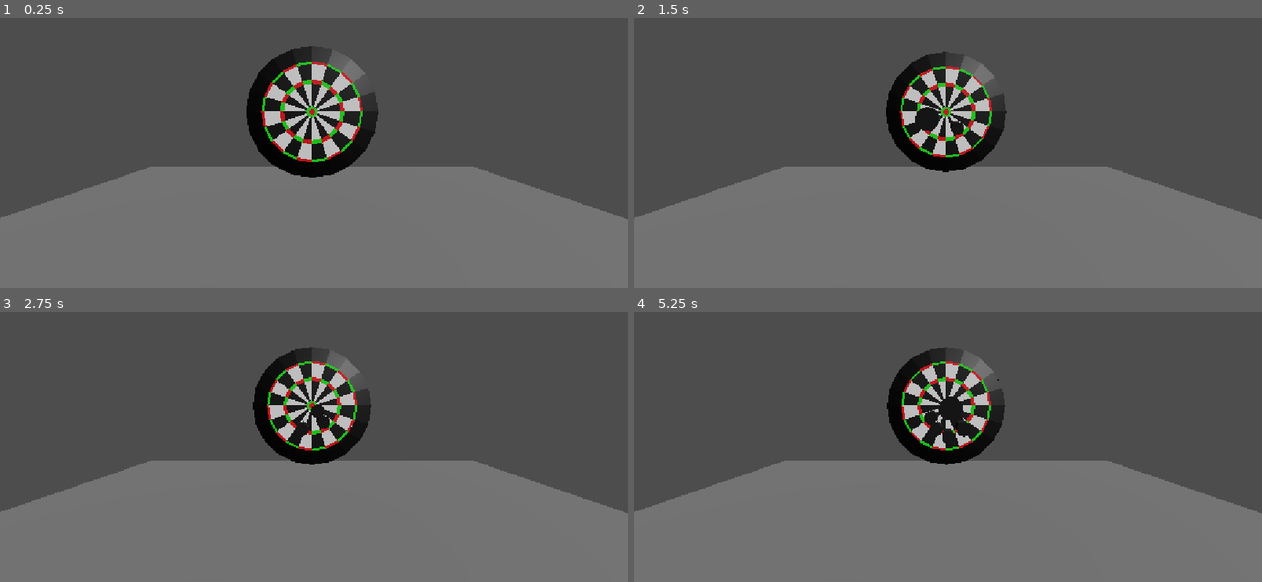
Above: before the commit, frames 1-4 (two rows, left to right).
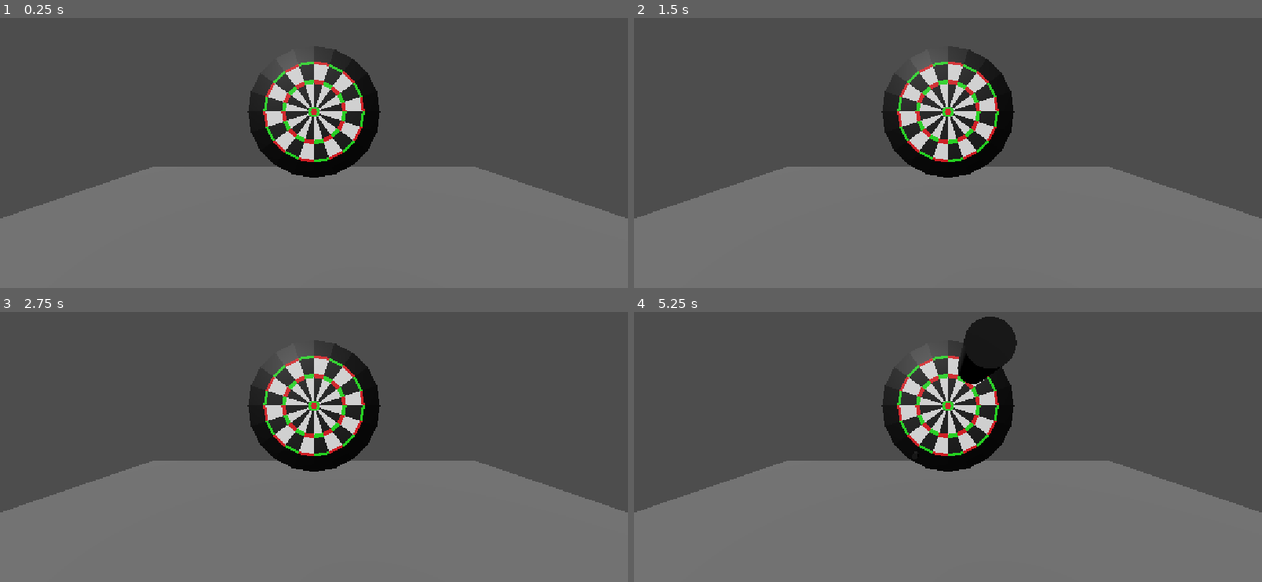
Above: after the commit, the same moments.

Repository: nugamestudioclub/dartuna
Game: Godot game, scene res://scenes/marco_dev_scene.tscn
Two runs of this game, one before a commit and one after it. Both use one fixed random seed, a clock stepped at 60 frames per second and the inputs below.
Inputs (mouse positions are in pixels of both pictures, inside the frame that each line leads up to):
- Up to frame 1 (0.25 s): no input
- Up to frame 2 (1.5 s): tap Enter at 0.5 s; move the mouse to (1086, 93) at 0.52 s; click (1086, 93) at 0.67 s; tap Space at 1.25 s; move the mouse to (822, 128) at 1.27 s; click (822, 128) at 1.42 s
- Up to frame 3 (2.75 s): tap Enter at 2 s; move the mouse to (376, 328) at 2.02 s; click (376, 328) at 2.17 s
- Up to frame 4 (5.25 s): tap Space at 2.75, 4.25 s; move the mouse to (916, 476) at 2.77 s; click (916, 476) at 2.92 s; tap Enter at 3.5 s; move the mouse to (1136, 457) at 3.52 s; click (1136, 457) at 3.67 s; move the mouse to (759, 352) at 4.27 s; click (759, 352) at 4.42 s; move the mouse to (979, 406) at 5.02 s; click (979, 406) at 5.17 s

The runs differ from the first frame. In frame 1, 3.3% of the frame differs, in the area x 0-100%, y 10-75%; in frame 2, 4.5%; in frame 3, 4.6%; in frame 4, 5.9%, in the area x 0-100%, y 1-75%.

Commit message:
added dart throwing

Diff:
--- a/assets/prefabs/dart_template.tscn
+++ b/assets/prefabs/dart_template.tscn
@@ -3,8 +3,13 @@
 [ext_resource type="Script" uid="uid://cq6k2htbffw3u" path="res://scripts/dart_component.gd" id="1_lsqsf"]
 
 [sub_resource type="CylinderShape3D" id="CylinderShape3D_rsyox"]
+height = 1.3295898
+radius = 0.21679688
 
 [sub_resource type="CylinderMesh" id="CylinderMesh_a0f0j"]
+top_radius = 0.21679688
+bottom_radius = 0.21679688
+height = 1.3134766
 
 [sub_resource type="StandardMaterial3D" id="StandardMaterial3D_r6vnx"]
 albedo_color = Color(0, 0, 0, 1)
@@ -12,6 +17,7 @@
 [node name="Dart Template" type="Node3D" unique_id=1100022396]
 transform = Transform3D(0.25, 0, 0, 0, 0.25, 0, 0, 0, 0.25, 0, 0, 0)
 script = ExtResource("1_lsqsf")
+power = 4.0
 
 [node name="CharacterBody3D" type="CharacterBody3D" parent="." unique_id=1985407481]
 transform = Transform3D(-4.371139e-08, -1, 0, 1, -4.371139e-08, 0, 0, 0, 1, 0, 0, 0)
@@ -20,5 +26,6 @@
 shape = SubResource("CylinderShape3D_rsyox")
 
 [node name="MeshInstance3D" type="MeshInstance3D" parent="CharacterBody3D" unique_id=235804308]
+transform = Transform3D(1, 0, 0, 0, 1, 0, 0, 0, 1, 5.551115e-16, 0.0034179688, 0)
 mesh = SubResource("CylinderMesh_a0f0j")
 surface_material_override/0 = SubResource("StandardMaterial3D_r6vnx")
--- a/assets/prefabs/dartboard___rigid_body_3d.tscn
+++ b/assets/prefabs/dartboard___rigid_body_3d.tscn
@@ -4,7 +4,8 @@
 [ext_resource type="ArrayMesh" uid="uid://bxjeyh4n53i4f" path="res://assets/models/3D Models/DartBoard_Low_Poly_Cylinder_001.res" id="2_b7or6"]
 
 [sub_resource type="CylinderShape3D" id="CylinderShape3D_o01bi"]
-height = 0.20935059
+height = 0.03768921
+radius = 0.4404297
 
 [node name="Dartboard - RigidBody3D" type="CharacterBody3D" unique_id=1711958480]
 script = ExtResource("1_hn6am")
@@ -14,5 +15,5 @@
 mesh = ExtResource("2_b7or6")
 
 [node name="CollisionShape3D" type="CollisionShape3D" parent="." unique_id=2146540203]
-transform = Transform3D(-8.742278e-08, -2, 0, 2, -8.742278e-08, 0, 0, 0, 2, -0.004272461, -1.867555e-10, 0)
+transform = Transform3D(-1.3113416e-07, -3, 0, 3, -1.3113416e-07, 0, 0, 0, 3, -0.008071899, -3.528342e-10, 0)
 shape = SubResource("CylinderShape3D_o01bi")
--- /dev/null
+++ b/dart_launch_raycasting.gd
@@ -0,0 +1,77 @@
+extends Node3D
+
+@export var targetboard_bounds: Vector3 = Vector3(4,4,4);
+@onready var raycast: RayCast3D = $RayCast3D_Camera
+
+
+var g: Vector3 = ProjectSettings.get_setting("physics/3d/default_gravity") \
+	* ProjectSettings.get_setting("physics/3d/default_gravity_vector")
+
+const BULLET_PREFAB = preload("res://assets/prefabs/dart_template.tscn")
+
+
+# Called when the node enters the scene tree for the first time.
+func _ready() -> void:
+	pass # Replace with function body.
+
+
+# Called every frame. 'delta' is the elapsed time since the previous frame.
+func _process(delta: float) -> void:
+	pass
+
+
+
+func calculate_launch_vector(origin: Vector3, destination: Vector3, speed: float, gravity: Vector3, high_arc: bool = false) -> Vector3:
+	var d := destination - origin
+	var gg := gravity.dot(gravity)
+
+	# No gravity: just fire straight at it
+	if gg < 0.0001:
+		return d.normalized() * speed
+
+	var b := d.dot(gravity) + speed * speed
+	var discriminant := b * b - gg * d.dot(d)
+
+	if discriminant < 0.0:
+		return Vector3.ZERO  # Out of range at this speed
+
+	var root := sqrt(discriminant)
+	var u := (b + root if high_arc else b - root) / (gg * 0.5)  # u = t^2
+
+	if u <= 0.0:
+		return Vector3.ZERO
+
+	var t := sqrt(u)
+	var vec:Vector3 = Vector3()
+	vec = d / t - gravity * (0.5 * t)
+	vec.x *=0.25;
+	return vec
+
+func _input(event: InputEvent) -> void:
+	if event is InputEventMouseButton and event.is_pressed() and event.button_index == MOUSE_BUTTON_LEFT:
+		var mouse_pos: Vector2 = get_viewport().get_mouse_position() / get_viewport().get_visible_rect().size
+		var converted_mouse_pos:Vector3;
+		converted_mouse_pos.z = 2*(0.5-mouse_pos.x);
+		converted_mouse_pos.y = 2*(mouse_pos.y-0.5);
+		converted_mouse_pos = -converted_mouse_pos*targetboard_bounds;
+
+		var cam := get_viewport().get_camera_3d()
+		var from := cam.project_ray_origin(event.position)
+		var to := from + cam.project_ray_normal(event.position) * 100.0
+
+		var query := PhysicsRayQueryParameters3D.create(from, to)
+		var result := get_world_3d().direct_space_state.intersect_ray(query)
+		if result:
+			#var marker := MeshInstance3D.new()
+			#marker.mesh = SphereMesh.new()
+			#marker.scale = Vector3.ONE * 0.5
+			#get_tree().current_scene.add_child(marker)
+			#marker.global_position = result.position
+			var v := calculate_launch_vector(global_position, result.position, 10, g)
+			print(v);
+			var bullet = BULLET_PREFAB.instantiate();
+			get_tree().current_scene.add_child(bullet);
+			bullet.global_position = global_position;
+			bullet.launch(v);
+
+	pass
--- a/scenes/marco_dev_scene.tscn
+++ b/scenes/marco_dev_scene.tscn
@@ -1,7 +1,7 @@
 [gd_scene format=3 uid="uid://uyly63xgnnrh"]
 
 [ext_resource type="PackedScene" uid="uid://dfimdvjo5bmmk" path="res://assets/prefabs/dartboard___rigid_body_3d.tscn" id="1_r6vnx"]
-[ext_resource type="Script" uid="uid://dbvgcjawxjlj5" path="res://scripts/dart_launch.gd" id="2_o01bi"]
+[ext_resource type="Script" uid="uid://crxc4f0uvfff7" path="res://dart_launch_raycasting.gd" id="2_o01bi"]
 
 [sub_resource type="BoxMesh" id="BoxMesh_o01bi"]
 
@@ -10,15 +10,17 @@
 [node name="MarcoDevScene" type="Node3D" unique_id=374469153]
 
 [node name="Dartboard - RigidBody3D" parent="." unique_id=1711958480 instance=ExtResource("1_r6vnx")]
+transform = Transform3D(-1, 0, -8.742278e-08, 0, 1, 0, 8.742278e-08, 0, -1, 0, 0, 0)
+axis_lock_linear_x = true
 axis_lock_linear_y = true
-axis_lock_angular_y = true
+axis_lock_linear_z = true
 
 [node name="Camera3D" type="Camera3D" parent="." unique_id=977305428]
-transform = Transform3D(0.007884616, 0, 0.99996895, 0, 1, 0, -0.99996895, 0, 0.007884616, 4.720353, 0, 0)
+transform = Transform3D(-4.371139e-08, 0, -1, 0, 1, 0, 1, 0, -4.371139e-08, -4.72, 0, 0)
 script = ExtResource("2_o01bi")
 
 [node name="DirectionalLight3D" type="DirectionalLight3D" parent="." unique_id=1139474640]
-transform = Transform3D(-0.623832, -0.46395704, 0.6289495, -0.017306076, 0.8127405, 0.5823688, -0.7813668, 0.3524156, -0.5150428, 2.6764286, 0, -3.717342)
+transform = Transform3D(-0.34512284, 0.54180175, -0.766382, -0.017306078, 0.8127406, 0.58236885, 0.9383981, 0.21425182, -0.27111876, 2.6764286, 0, -3.717342)
 
 [node name="Floor" type="Node3D" parent="." unique_id=703152101]
 transform = Transform3D(7.9734836, 0, 0, 0, 0.28295743, 0, 0, 0, 12.138533, 0, -2.2148046, 0)
--- a/scripts/dart_component.gd
+++ b/scripts/dart_component.gd
@@ -1,18 +1,25 @@
 extends Node3D
 
-@onready var body: CharacterBody3D = $CharacterBody3D  # adjust to the real node name
+@export var power: float = 1.0
+
+@onready var body: CharacterBody3D = $CharacterBody3D  # uses real node name.
 
 var gravity: float = ProjectSettings.get_setting("physics/3d/default_gravity")
 var launched := false
 
 func launch(launch_velocity: Vector3) -> void:
-	body.velocity = launch_velocity
+	var _lvelocity = launch_velocity;
+	_lvelocity.x *= power;
+	body.velocity = _lvelocity
 	launched = true
+
+
 
 func _physics_process(delta: float) -> void:
 	if not launched:
 		return
-	body.velocity.y -= gravity * delta  # remove this line for a straight-flying dart
+	body.velocity.y -= gravity * delta  # drop effect
+
 	var collision = body.move_and_collide(body.velocity * delta)
 	if collision:
 		launched = false  # dart sticks where it hits
--- a/scripts/dart_launch.gd
+++ b/scripts/dart_launch.gd
@@ -13,15 +13,14 @@
 
 func _input(event: InputEvent) -> void:
 	if event is InputEventMouseButton and event.is_pressed() and event.button_index == MOUSE_BUTTON_LEFT:
-		print("CLICKED");
 		var mouse_pos: Vector2 = get_viewport().get_mouse_position() / get_viewport().get_visible_rect().size
-		var off = Vector3(2,mouse_pos.y-0.5, mouse_pos.x-0.5)
+		var off = Vector3(2,0.5-mouse_pos.y, mouse_pos.x-0.5)
+		var direction = Vector2(off.z,off.y)*2
 
+		fire_bullet(off,direction);
 
-		fire_bullet(off);
-
-func fire_bullet(init_pos: Vector3) -> void:
+func fire_bullet(init_pos: Vector3,direction:Vector2) -> void:
 	var bullet = BULLET_PREFAB.instantiate();
 	get_tree().current_scene.add_child(bullet);
-	bullet.global_position = global_position-init_pos;
-	bullet.launch(Vector3(-10,0,0));
+	bullet.global_position = global_position+init_pos;
+	bullet.launch(Vector3(10,direction.y*2,direction.x*2));
--- a/scripts/dartboard.gd
+++ b/scripts/dartboard.gd
@@ -9,6 +9,7 @@
 # Called every frame. 'delta' is the elapsed time since the previous frame.
 func _process(delta: float) -> void:
 	pass
+
 var gravity = ProjectSettings.get_setting("physics/3d/default_gravity")
 func _physics_process(delta: float) -> void:
 	if not is_on_floor():
Not shown, added: dart_launch_raycasting.gd.uid
